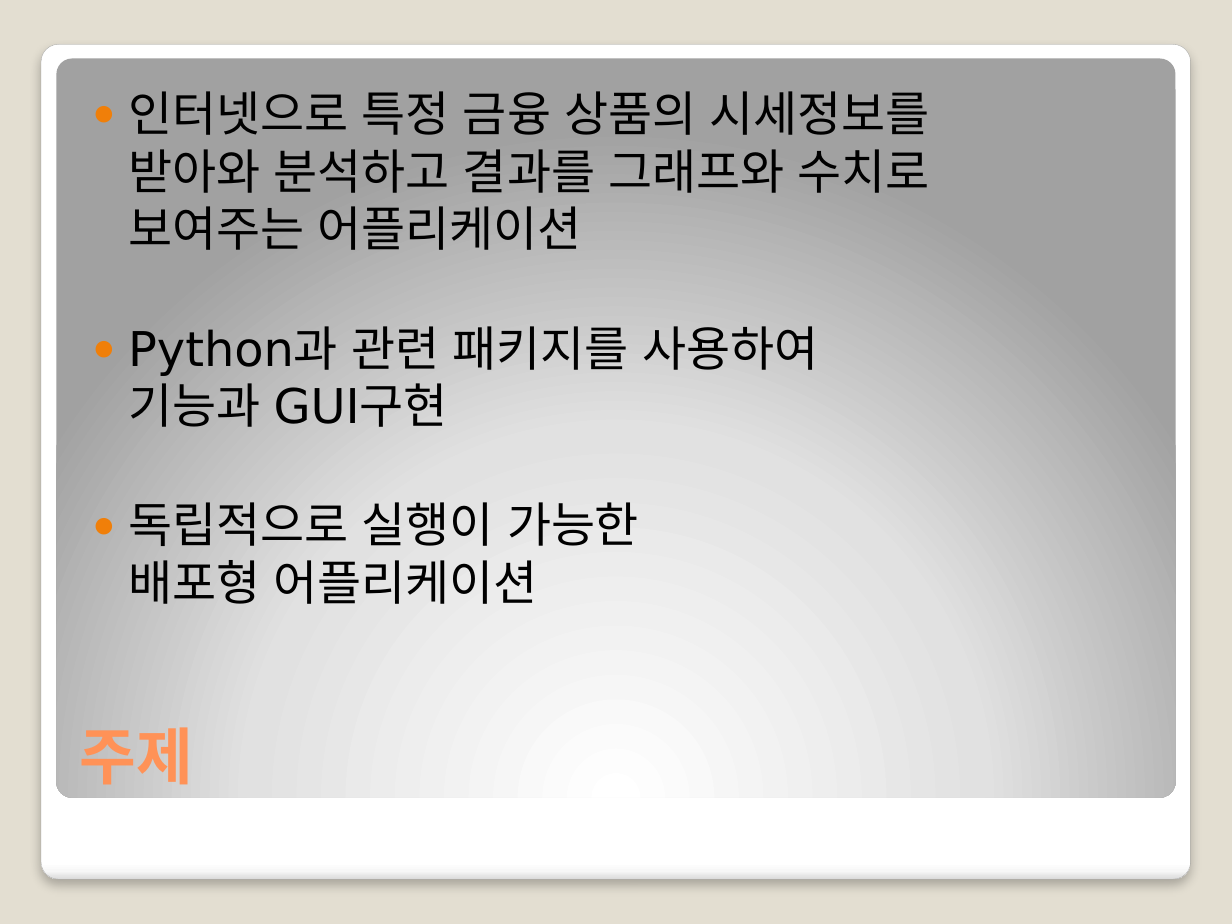
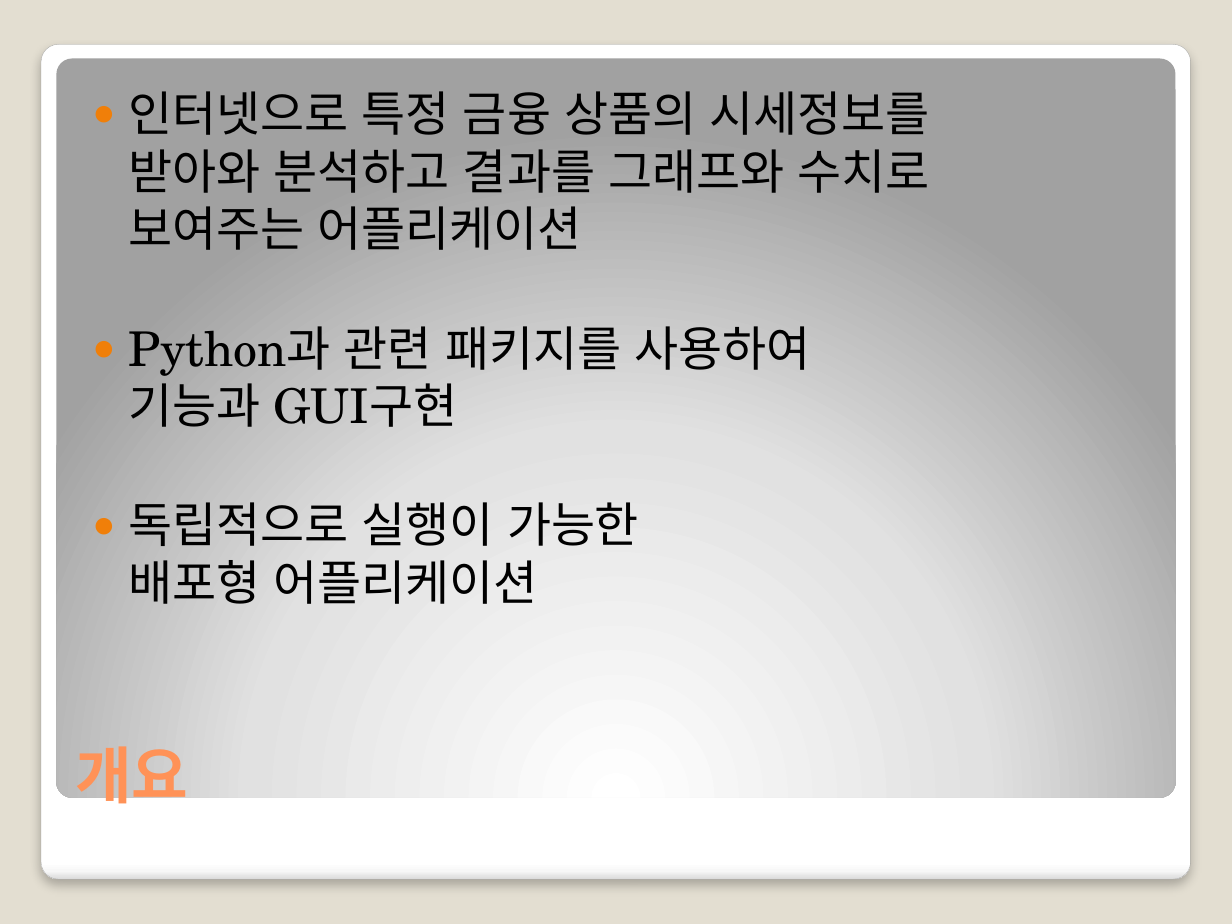
Before and after one commit to nbvc1003/stockAnalyst, a slide deck: slide 2 of 중간프로젝트2차_금융상품 분석툴20191224.pptx. Drawn at 1232x924 pixels with LibreOffice and Linux fonts; fonts in the diff are those of the drawing. Boxes give left, top, right and bottom in pixels: in the first picture for what was removed or moved away, otherwise in the second. Text is boxed around its words. In the diff, an @@ line names an element or a change of style, - is before the commit and + after.

```diff
--- a/중간프로젝트2차_금융상품 분석툴20191224.pptx
+++ b/중간프로젝트2차_금융상품 분석툴20191224.pptx
@@ text "인터넷으로 특정 금융 상품의 시세정보를 ..." at (x1=128, y1=91, x2=930, y2=604): font DejaVu Sans to TeX Gyre Schola @@
@@ title at (x1=75, y1=746, x2=188, y2=814): text changed; font DejaVu Sans to TeX Gyre Schola @@
-주제
+개요
```
Also in this commit, not shown: 1 other slide changed, 3 slides added, 5 other files.
